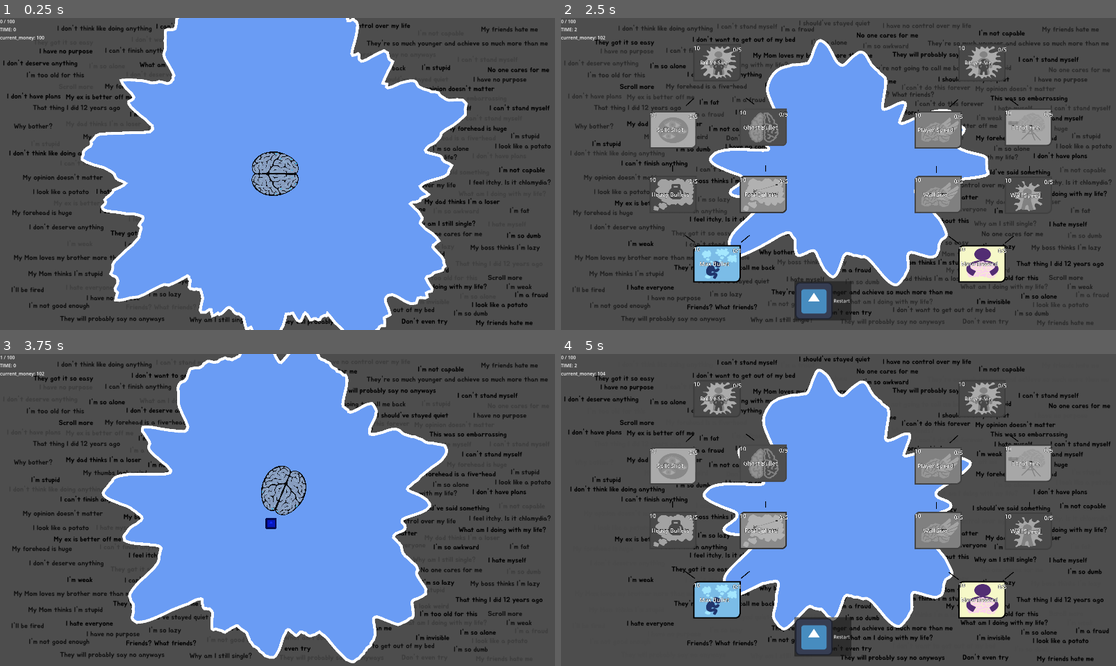
Above: before the commit, frames 1-4 (two rows, left to right).
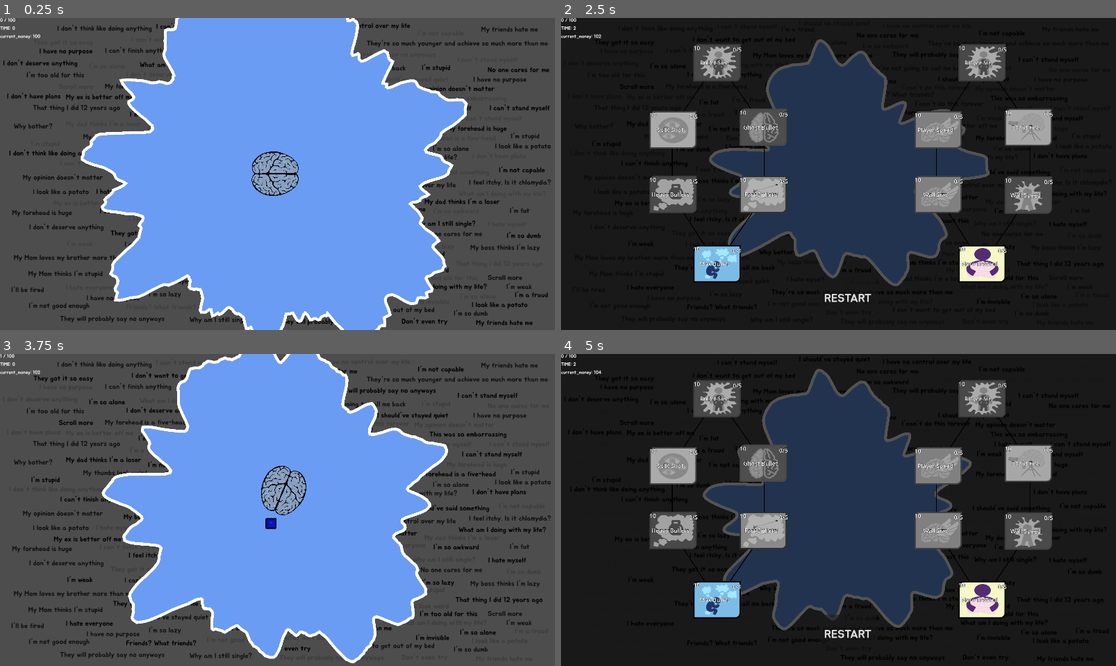
Above: after the commit, the same moments.

Repository: ekaktusz/bullet-hell-jam-7
Game: Godot game, scene res://Scenes/Map/Map.tscn
The game is run twice, just before and just after one commit, with the same random seed, the same clock (stepped at 60 frames per second) and the same inputs. The engine's default icon, where the game draws it, is replaced by a stand-in: a white triangle on a blue panel in a dark square.
Inputs (mouse positions are in pixels of both pictures, inside the frame that each line leads up to):
- Up to frame 1 (0.25 s): no input
- Up to frame 2 (2.5 s): move the mouse to (960, 158) at 0.52 s; hold Right (ui_right) 0.53-1.28 s; click (960, 158) at 0.67 s; move the mouse to (727, 189) at 1.27 s; hold Down (ui_down) 1.28-2.03 s; move the mouse to (894, 105) at 2.02 s; hold Right (ui_right) from 2.03 s (still down)
- Up to frame 3 (3.75 s): release Right (ui_right) at 2.75 s; click "Restart" (after the commit: "RESTART") at 2.75 s; move the mouse to (249, 572) at 3.52 s; hold Up (ui_up) from 3.53 s (still down); click (249, 572) at 3.67 s
- Up to frame 4 (5 s): move the mouse to (1005, 556) at 4.27 s; release Up (ui_up) at 4.28 s; hold Left (ui_left) from 4.28 s (still down)

The runs differ from the first frame. In frame 1, 0.1% of the frame differs, in the area x 0-9%, y 0-8%; in frame 2, 85%, in the area x 0-100%, y 0-100%; in frame 3, 0.1%; in frame 4, 84%.

Commit message:
szepeszet

Diff:
--- /dev/null
+++ b/Globals/common_globals.gd
@@ -0,0 +1,3 @@
+extends Node
+
+var current_money := 100
--- a/Scenes/Map/Map.tscn
+++ b/Scenes/Map/Map.tscn
@@ -6,6 +6,7 @@
 [ext_resource type="Script" uid="uid://ce8kxmo4af7g6" path="res://Scenes/Map/bullet_manager.gd" id="3_tuo0m"]
 [ext_resource type="PackedScene" uid="uid://drjbxrwgj3lo3" path="res://Scenes/SkillTree/skill_tree.tscn" id="4_yju8x"]
 [ext_resource type="Script" uid="uid://d1wpp081r8n1c" path="res://Scenes/Map/ui_canvas_layer.gd" id="5_lats3"]
+[ext_resource type="Theme" uid="uid://bkb6212lj7nmj" path="res://default_theme.tres" id="7_eo4jh"]
 
 [node name="Map" type="Node2D" unique_id=63672224]
 script = ExtResource("1_jolfa")
@@ -29,28 +30,45 @@
 process_mode = 3
 script = ExtResource("5_lats3")
 
+[node name="SkillMenu" type="Control" parent="UICanvasLayer" unique_id=1595562489]
+visible = false
+layout_mode = 3
+anchors_preset = 0
+offset_right = 40.0
+offset_bottom = 40.0
+
+[node name="ColorRect" type="ColorRect" parent="UICanvasLayer/SkillMenu" unique_id=460321464]
+custom_minimum_size = Vector2(1920, 1080)
+layout_mode = 0
+offset_right = 1920.0
+offset_bottom = 1080.0
+color = Color(0, 0, 0, 0.6745098)
+
+[node name="SkillTree" parent="UICanvasLayer/SkillMenu" unique_id=1199055753 instance=ExtResource("4_yju8x")]
+layout_mode = 1
+offset_left = 2.0
+offset_top = 2.0
+offset_right = -38.0
+offset_bottom = -38.0
+
 [node name="BulletsLabel" type="Label" parent="UICanvasLayer" unique_id=2101833982]
 offset_right = 46.0
 offset_bottom = 23.0
 size_flags_horizontal = 0
 size_flags_vertical = 0
+theme = ExtResource("7_eo4jh")
 text = "x / 10 "
 
 [node name="TimeLabel" type="Label" parent="UICanvasLayer" unique_id=1740172599]
 offset_top = 28.0
 offset_right = 46.0
 offset_bottom = 51.0
+theme = ExtResource("7_eo4jh")
 
 [node name="CurrentMoneyLabel" type="Label" parent="UICanvasLayer" unique_id=1884214471]
 offset_top = 56.0
 offset_right = 46.0
 offset_bottom = 79.0
-
-[node name="SkillTree" parent="UICanvasLayer" unique_id=1199055753 instance=ExtResource("4_yju8x")]
-visible = false
-offset_left = 2.0
-offset_top = 2.0
-offset_right = -1918.0
-offset_bottom = -1078.0
+theme = ExtResource("7_eo4jh")
 
 [node name="Thoughts" type="Node2D" parent="." unique_id=997611035]
--- a/Scenes/Map/map.gd
+++ b/Scenes/Map/map.gd
@@ -5,7 +5,9 @@
 @onready var bullet_manager: BulletManager = $Bullets
 @onready var polygon_2d: Polygon2D = $Polygon2D
 @onready var thoughts: Node2D = $Thoughts
-@onready var skill_tree: Control = $UICanvasLayer/SkillTree
+@onready var skill_tree: Control = $UICanvasLayer/SkillMenu/SkillTree
+@onready var skill_menu: Control = $UICanvasLayer/SkillMenu
+
 
 const THOUGHT = preload("uid://bh5ungrieylu3")
 const DEFAULT_BASE_RADIUS := 600.0
@@ -176,11 +178,11 @@
 		child.queue_free()
 	var earned = int(run_time)
 
-	SkillDatabase.current_money += earned
+	CommonGlobals.current_money += earned
 
 	print("EARNED:", earned)
 	get_tree().paused = true
-	skill_tree.show()
+	skill_menu.show()
 
 
 func _on_restart():
@@ -190,5 +192,5 @@
 	generate_blob(0)
 	brain.position = Vector2.ZERO
 	brain.show()
-	skill_tree.hide()
+	skill_menu.hide()
 	get_tree().paused = false
--- a/Scenes/Map/ui_canvas_layer.gd
+++ b/Scenes/Map/ui_canvas_layer.gd
@@ -5,13 +5,8 @@
 @onready var current_money_label: Label = $CurrentMoneyLabel
 @onready var bullets_label: Label = $BulletsLabel
 
-# Called when the node enters the scene tree for the first time.
-func _ready() -> void:
-	pass # Replace with function body.
-
-
 # Called every frame. 'delta' is the elapsed time since the previous frame.
 func _process(delta: float) -> void:
 	time_label.text = "TIME: " + str(int(map.run_time))
-	current_money_label.text = "current_money: " + str(SkillDatabase.current_money)
+	current_money_label.text = "current_money: " + str(CommonGlobals.current_money)
 	bullets_label.text = str(map.bullet_manager.bullets.size()) + " / " + str(map.bullet_manager.max_bullet_count)
--- a/Scenes/SkillTree/skill.gd
+++ b/Scenes/SkillTree/skill.gd
@@ -40,10 +40,10 @@
 			return false
 	return true
 
-func can_unlock(current_money: int) -> bool:
+func can_unlock() -> bool:
 	if current_level >= max_level:
 		return false
-	if current_money < costs[current_level]:
+	if CommonGlobals.current_money < costs[current_level]:
 		return false
 	# Check all requirements
 	if not pre_skill_requirement_satisfied():
@@ -51,6 +51,6 @@
 	return true
 
 func unlock() -> void:
-	if can_unlock(SkillDatabase.current_money):
-		SkillDatabase.current_money -= costs[current_level]
+	if can_unlock():
+		CommonGlobals.current_money -= costs[current_level]
 		level_up()
--- a/Scenes/SkillTree/skill_database.gd
+++ b/Scenes/SkillTree/skill_database.gd
@@ -25,9 +25,6 @@
 const L_GRAY = preload("uid://crebj4x8exh5h")
 const M_GRAY = preload("uid://bmk7h4ctw1iqr")
 
-
-var current_money := 100
-
 var max_bullet_skill = Skill.new({
 	"id": "max_bullet",
 	"name": "Max Bullet",
--- a/Scenes/SkillTree/skill_node.gd
+++ b/Scenes/SkillTree/skill_node.gd
@@ -23,7 +23,7 @@
 		cost_label.text = str(skill_data.costs[skill_data.current_level])
 
 	var should_be_disabled := true
-	if skill_data.can_unlock(SkillDatabase.current_money):
+	if skill_data.can_unlock():
 		self.texture_normal = skill_data.unlocked_image
 		self.texture_hover = skill_data.unlocked_image
 		should_be_disabled = false
--- a/Scenes/SkillTree/skill_tree.tscn
+++ b/Scenes/SkillTree/skill_tree.tscn
@@ -2,7 +2,7 @@
 
 [ext_resource type="Script" uid="uid://c3n7etk5qj57m" path="res://Scenes/SkillTree/skill_tree.gd" id="1_ycyhv"]
 [ext_resource type="PackedScene" uid="uid://0e0xxjii0xn1" path="res://Scenes/SkillTree/skill_node.tscn" id="2_a2lps"]
-[ext_resource type="Texture2D" uid="uid://bpk8mwrd5w4tv" path="res://icon.svg" id="2_tq623"]
+[ext_resource type="Theme" uid="uid://bkb6212lj7nmj" path="res://default_theme.tres" id="2_n62ux"]
 [ext_resource type="Texture2D" uid="uid://bfg08aghjvm4j" path="res://Scenes/SkillTree/assets/unlocked/A.png" id="4_4sfqd"]
 [ext_resource type="Texture2D" uid="uid://bmw4qutns4ldd" path="res://Scenes/SkillTree/assets/gray/F.png" id="6_2540e"]
 [ext_resource type="Texture2D" uid="uid://qty72vxxm0v2" path="res://Scenes/SkillTree/assets/unlocked/F.png" id="7_spdp7"]
@@ -40,47 +40,48 @@
 
 [node name="Restart" type="Button" parent="." unique_id=940318680]
 layout_mode = 0
-offset_left = 805.0
-offset_top = 909.0
-offset_right = 1002.0
-offset_bottom = 1045.0
-text = "Restart"
-icon = ExtResource("2_tq623")
+offset_left = 893.0
+offset_top = 901.0
+offset_right = 1090.0
+offset_bottom = 1037.0
+theme = ExtResource("2_n62ux")
+theme_override_font_sizes/font_size = 40
+text = "RESTART"
 
 [node name="Lines" type="Node2D" parent="." unique_id=1927873348]
 
 [node name="Line2D2" type="Line2D" parent="Lines" unique_id=124646332]
-position = Vector2(184, 1)
-points = PackedVector2Array(467, 749, 436, 774)
+position = Vector2(107, 69)
+points = PackedVector2Array(596, 540, 436, 774)
 width = 3.0
 default_color = Color(0, 0, 0, 1)
 
 [node name="Line2D" type="Line2D" parent="Lines" unique_id=2080205640]
-points = PackedVector2Array(427, 750, 461, 775)
+points = PackedVector2Array(385, 614, 536, 849)
 width = 3.0
 default_color = Color(0, 0, 0, 1)
 
 [node name="Line2D3" type="Line2D" parent="Lines" unique_id=506417624]
 position = Vector2(-60, -244)
-points = PackedVector2Array(444, 751, 444, 774)
+points = PackedVector2Array(443, 632, 443, 862)
 width = 3.0
 default_color = Color(0, 0, 0, 1)
 
 [node name="Line2D4" type="Line2D" parent="Lines" unique_id=396270845]
 position = Vector2(262, -244)
-points = PackedVector2Array(444, 751, 444, 774)
+points = PackedVector2Array(439, 622, 439, 848)
 width = 3.0
 default_color = Color(0, 0, 0, 1)
 
 [node name="Line2D5" type="Line2D" parent="Lines" unique_id=634714405]
 position = Vector2(-2, -474)
-points = PackedVector2Array(460, 750, 432, 776)
+points = PackedVector2Array(539, 625, 385, 853)
 width = 3.0
 default_color = Color(0, 0, 0, 1)
 
 [node name="Line2D6" type="Line2D" parent="Lines" unique_id=171947401]
 position = Vector2(194, -476)
-points = PackedVector2Array(444, 751, 473, 773)
+points = PackedVector2Array(346, 624, 507, 853)
 width = 3.0
 default_color = Color(0, 0, 0, 1)
 
@@ -89,36 +90,36 @@
 
 [node name="Line2D2" type="Line2D" parent="LinesRight" unique_id=1235877509]
 position = Vector2(184, 0)
-points = PackedVector2Array(467, 749, 436, 774)
+points = PackedVector2Array(516, 614, 366, 839)
 width = 3.0
 default_color = Color(0, 0, 0, 1)
 
 [node name="Line2D" type="Line2D" parent="LinesRight" unique_id=904577616]
-points = PackedVector2Array(427, 750, 461, 775)
+points = PackedVector2Array(384, 603, 538, 843)
 width = 3.0
 default_color = Color(0, 0, 0, 1)
 
 [node name="Line2D3" type="Line2D" parent="LinesRight" unique_id=110409864]
 position = Vector2(-60, -244)
-points = PackedVector2Array(444, 751, 444, 774)
+points = PackedVector2Array(444, 618, 444, 837)
 width = 3.0
 default_color = Color(0, 0, 0, 1)
 
 [node name="Line2D4" type="Line2D" parent="LinesRight" unique_id=420212090]
 position = Vector2(262, -244)
-points = PackedVector2Array(444, 751, 444, 774)
+points = PackedVector2Array(445, 612, 445, 851)
 width = 3.0
 default_color = Color(0, 0, 0, 1)
 
 [node name="Line2D5" type="Line2D" parent="LinesRight" unique_id=897298534]
 position = Vector2(-2, -474)
-points = PackedVector2Array(460, 750, 432, 776)
+points = PackedVector2Array(547, 619, 389, 860)
 width = 3.0
 default_color = Color(0, 0, 0, 1)
 
 [node name="Line2D6" type="Line2D" parent="LinesRight" unique_id=439933309]
 position = Vector2(194, -476)
-points = PackedVector2Array(444, 751, 473, 773)
+points = PackedVector2Array(357, 622, 519, 856)
 width = 3.0
 default_color = Color(0, 0, 0, 1)
 
--- /dev/null
+++ b/default_theme.tres
@@ -0,0 +1,6 @@
+[gd_resource type="Theme" format=3 uid="uid://bkb6212lj7nmj"]
+
+[ext_resource type="FontFile" uid="uid://bmebmgqi48cb7" path="res://assets/Jua-Regular.ttf" id="1_e7bfs"]
+
+[resource]
+default_font = ExtResource("1_e7bfs")
--- a/project.godot
+++ b/project.godot
@@ -29,6 +29,7 @@
 SoundManager="*res://Globals/SoundManager/sound_manager.tscn"
 GameEvents="*res://Globals/game_events.gd"
 SkillDatabase="*uid://cj06nus6aejf4"
+CommonGlobals="*uid://diqqpijn27qat"
 
 [display]
 
Not shown, added: Globals/common_globals.gd.uid
Binary file added: assets/Jua-Regular.ttf
Not shown, added: assets/Jua-Regular.ttf.import
